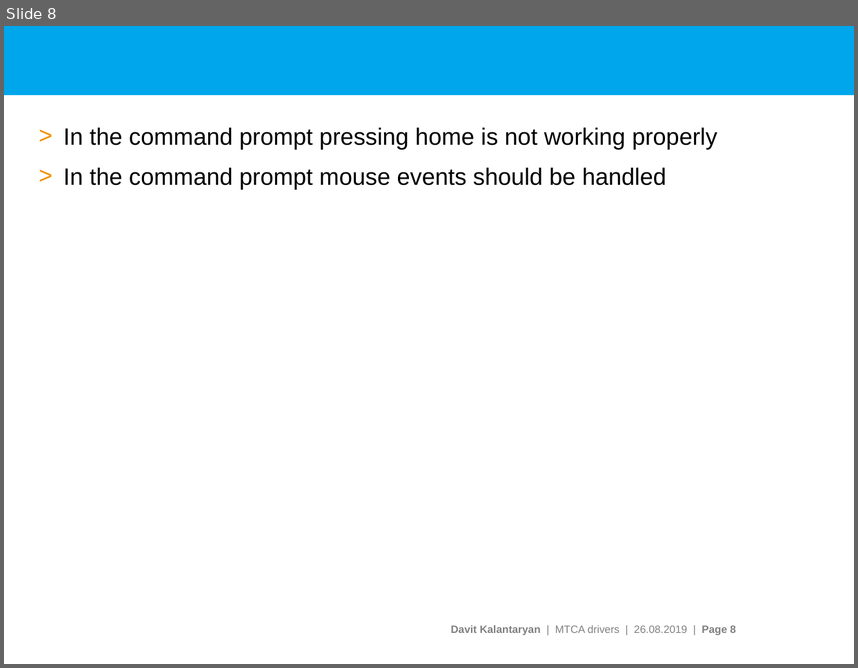
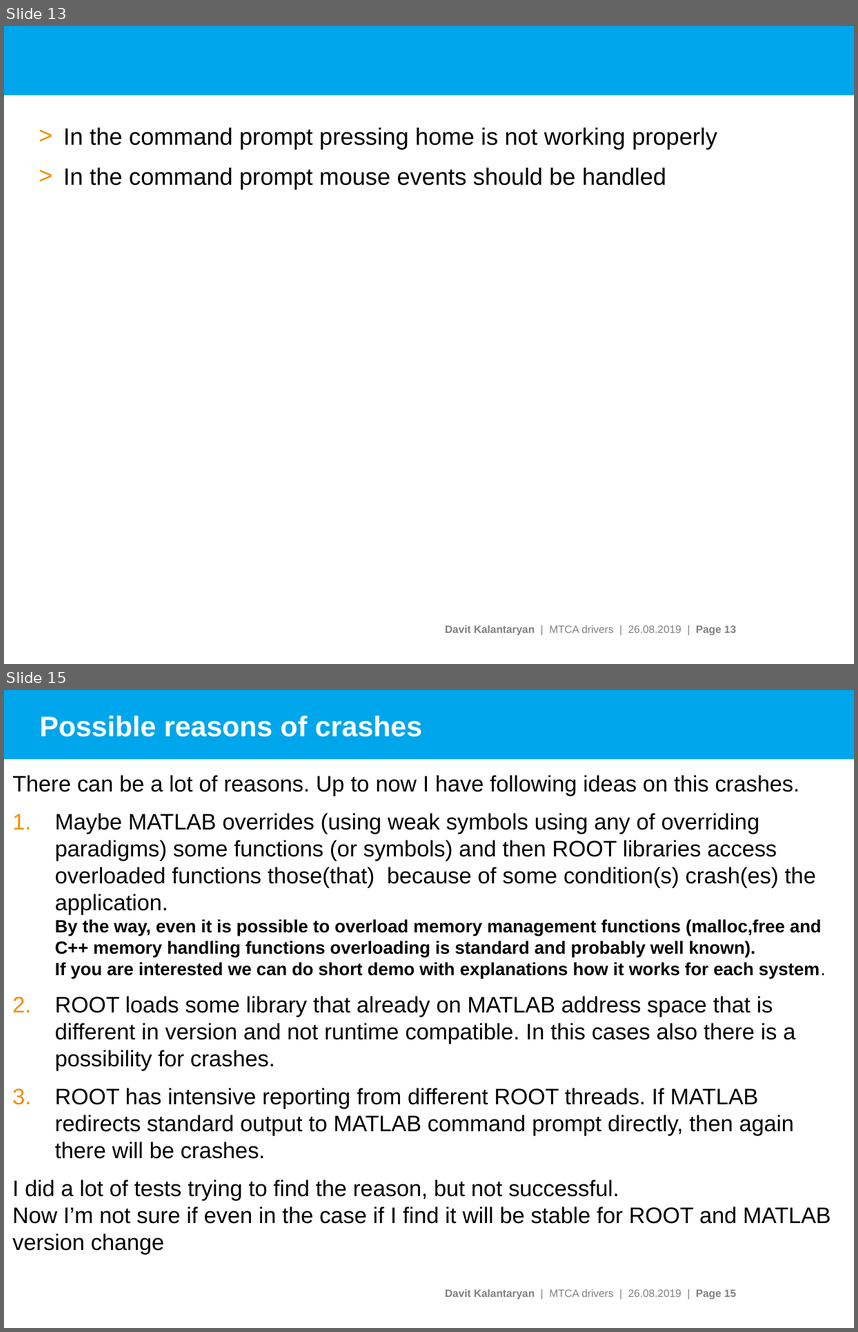
Before and after one commit to davitkalantaryan/matlabemulator, a slide deck: docs/doc/pitz_daq_data_geter.pptx. Shown one above the other, each under a label of ours: slide 8 before the commit, slides 13 and 15 after it; the slides between them are not shown. The pictures are 858x668 and 858x1332 pixels, drawn with LibreOffice and Linux fonts; fonts in the diff are those of the drawing; background and template pictures are left out. Boxes give left, top, right and bottom in pixels: in the first picture for what was removed or moved away, otherwise in the second. Text is boxed around its words. In the diff, an @@ line names an element or a change of style, - is before the commit and + after.

```diff
--- a/docs/doc/pitz_daq_data_geter.pptx
+++ b/docs/doc/pitz_daq_data_geter.pptx
@@ slide 15 added at [4,690,854,1328], background #FFFFFF; not listed: 2 template elements that a slide beside it also shows @@
@@ title added at [40,716,422,737], 24 pt, text #FFFFFF, bold @@
+Possible reasons of crashes
@@ text added at [12,775,831,1254], 19 pt, text #000000 @@
+There can be a lot of reasons. Up to now I have following ideas on this crashes.
+1. Maybe MATLAB overrides (using weak symbols using any of overriding paradigms) some functions (or symbols) and then ROOT libraries access overloaded functions those(that) because of some condition(s) crash(es) the application.
+   By the way, even it is possible to overload memory management functions (malloc,free and C++ memory handling functions overloading is standard and probably well known).
+   If you are interested we can do short demo with explanations how it works for each system.
+2. ROOT loads some library that already on MATLAB address space that is different in version and not runtime compatible. In this cases also there is a possibility for crashes.
+3. ROOT has intensive reporting from different ROOT threads. If MATLAB redirects standard output to MATLAB command prompt directly, then again there will be crashes.
+I did a lot of tests trying to find the reason, but not successful.
+Now I’m not sure if even in the case if I find it will be stable for ROOT and MATLAB version change
@@ what was slide 8 is now slide 13 @@
@@ text at [445,625,736,635]: text changed @@
-Davit Kalantaryan | MTCA drivers | 26.08.2019 | Page 8
+Davit Kalantaryan | MTCA drivers | 26.08.2019 | Page 13
```
Also in this commit, not shown: 1 slide changed, 9 other slides added, 2 other files.
